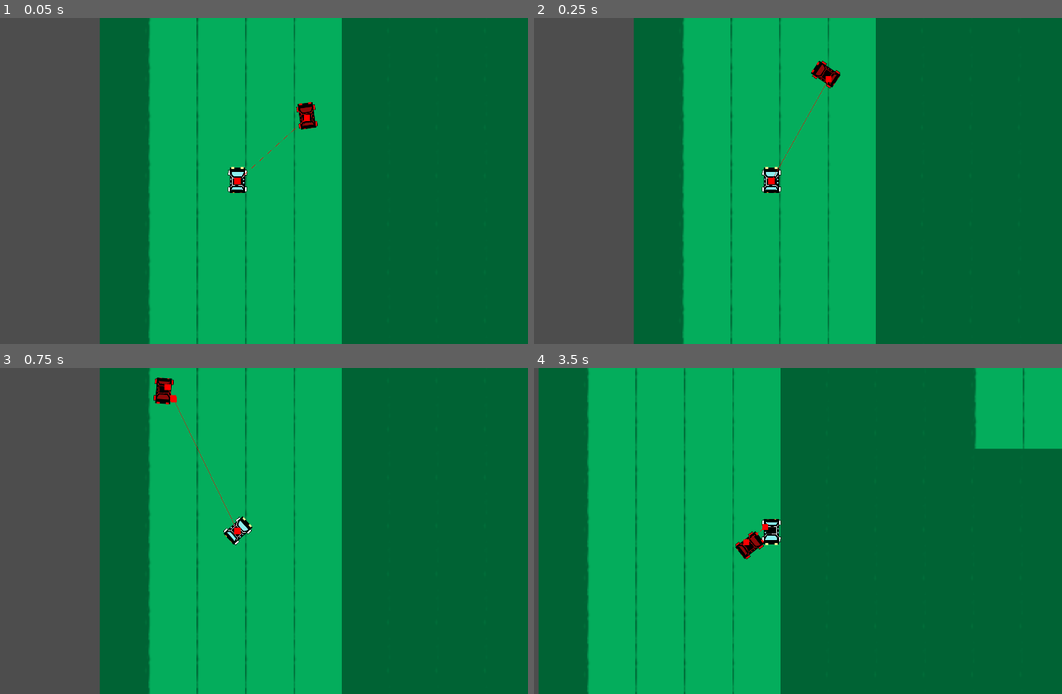
Above: before the commit, frames 1-4 (two rows, left to right).
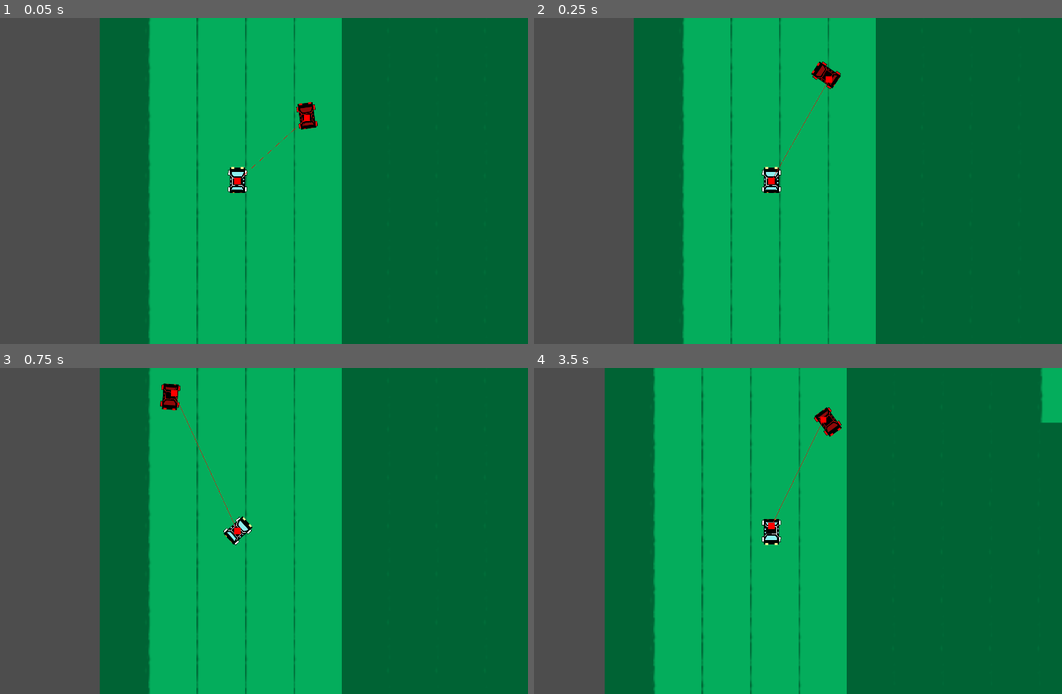
Above: after the commit, the same moments.

Repository: ButterUpTeam/BlackVolga
Game: Godot game, scene res://scene/game.tscn
Same seed, same stepped clock (60 frames per second), same inputs: the game is played once before the commit and once after it.
Inputs:
- Up to frame 1 (0.05 s): no input
- Up to frame 2 (0.25 s): no input
- Up to frame 3 (0.75 s): hold Right (right) from 0.53 s (still down)
- Up to frame 4 (3.5 s): release Right (right) at 1.28 s; hold Left (left) 1.28-2.03 s; hold Right (right) 2.03-2.78 s; hold Up (up) from 2.78 s (still down)

Frame 1 is identical in both runs. In frame 2, 0.2% of the frame differs, in the area x 45-59%, y 13-48%; in frame 3, 0.4%; in frame 4, 39%, in the area x 0-100%, y 0-100%.

Commit message:
Make police a little bit slower than player

Diff:
--- a/scene/game.tscn
+++ b/scene/game.tscn
@@ -19,5 +19,6 @@
 
 [node name="Police" parent="." instance=ExtResource("4_8n4nf")]
 position = Vector2(137, 208)
+MAX_SPEED = 190.0
 
 [connection signal="player_moved" from="Player" to="Police" method="_on_player_player_moved"]
